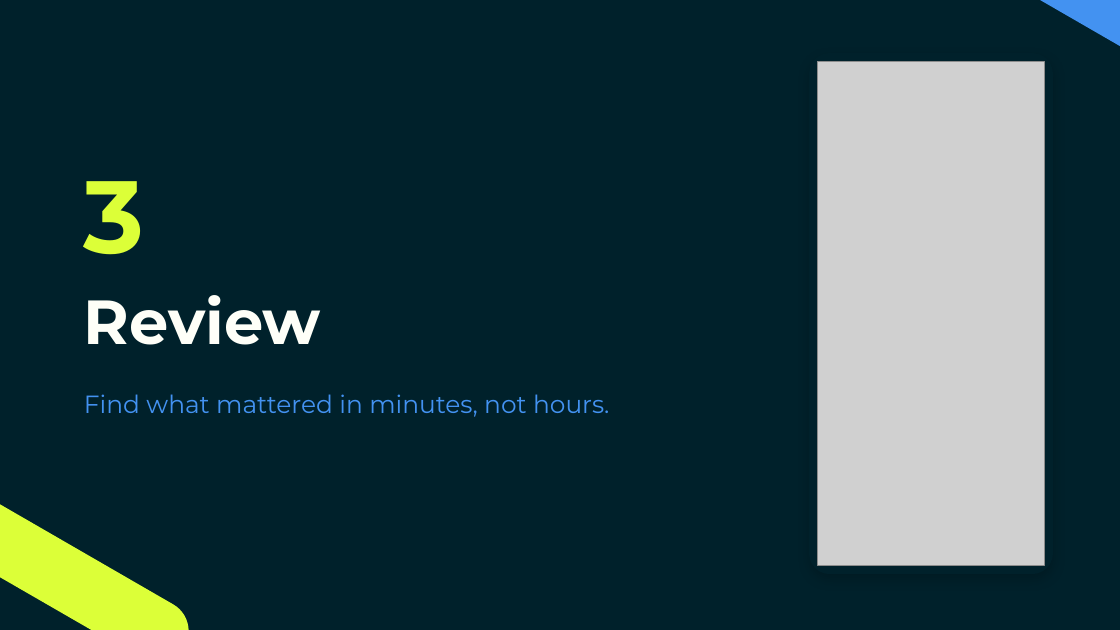
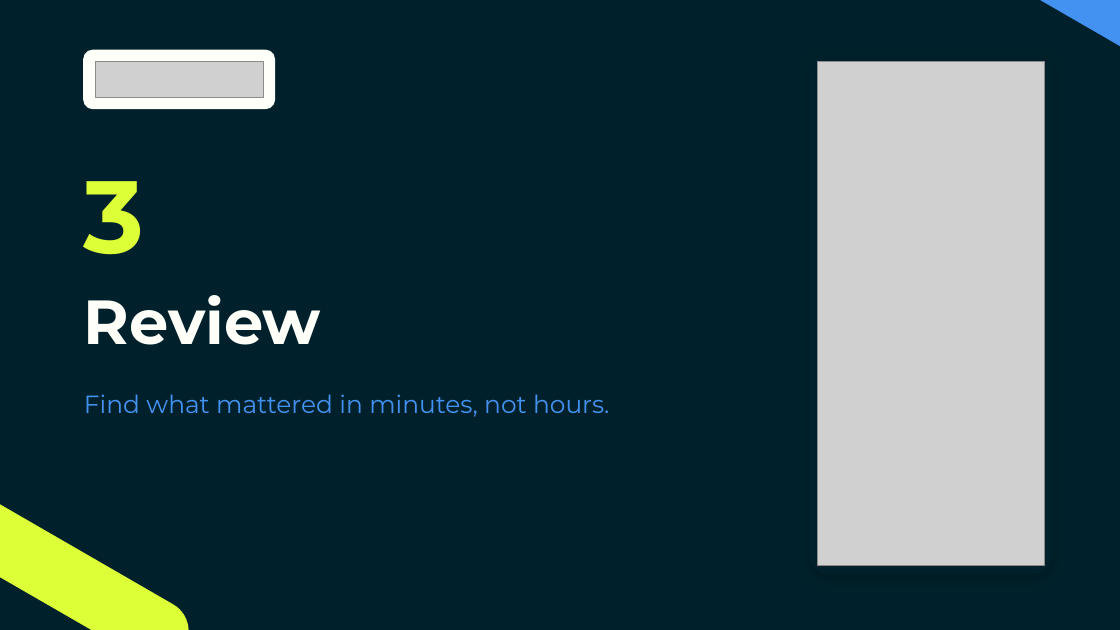
Before and after one commit to SamsonOluwaseun/attenlume, a slide deck: slide 10 of docs/user-guide/Attenlume-Quick-Guide.pptx. Drawn at 1120x630 pixels with LibreOffice and Linux fonts; fonts in the diff are those of the drawing; grey boxes stand for pictures. Boxes give left, top, right and bottom in pixels: in the first picture for what was removed or moved away, otherwise in the second. Text is boxed around its words. In the diff, an @@ line names an element or a change of style, - is before the commit and + after.

```diff
--- a/docs/user-guide/Attenlume-Quick-Guide.pptx
+++ b/docs/user-guide/Attenlume-Quick-Guide.pptx
@@ rounded rectangle added at box(84, 50, 274, 109), fill #FEFFF8, outline #FEFFF8 1 pt @@
@@ picture added at box(95, 62, 263, 97) @@
```
Also in this commit, not shown: 6 other slides changed, 9 other files.
